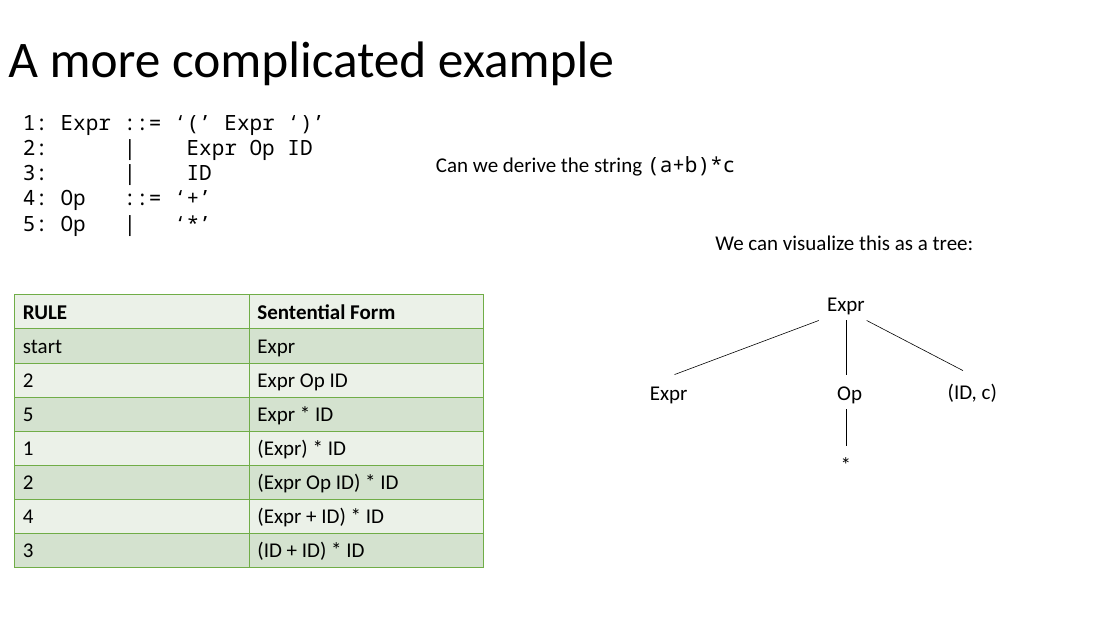
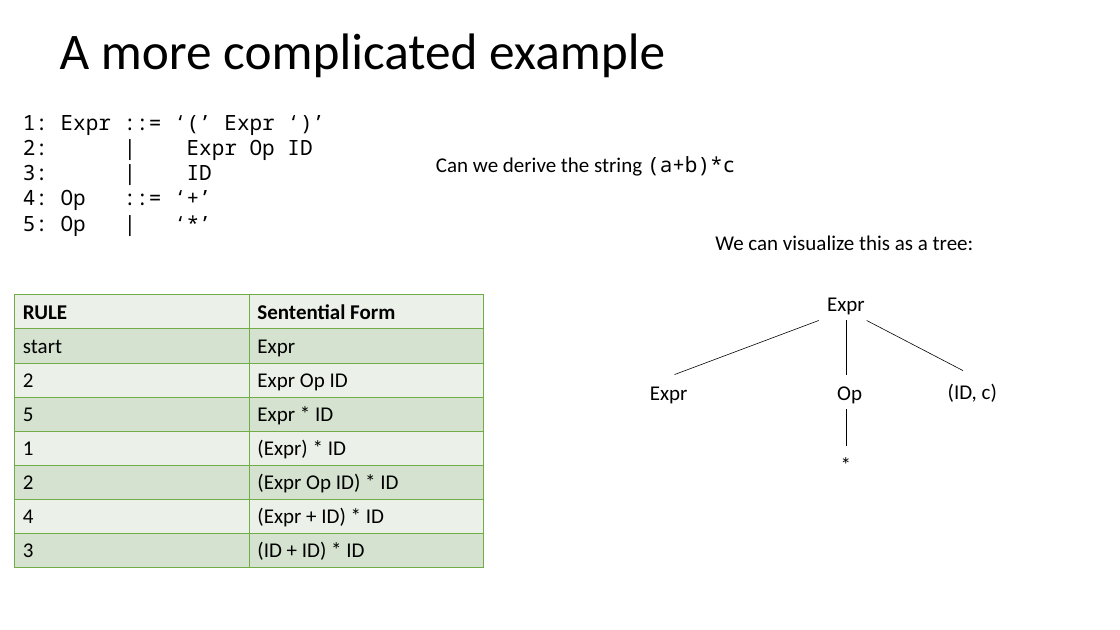
Before and after one commit to siero/CSE110A-W26, a slide deck: slide 44 of PDFS/C110-07A-CFG-Ambig-rev3.pptx (slide 43 before the commit). Drawn at 1120x630 pixels with LibreOffice and Linux fonts; fonts in the diff are those of the drawing. Boxes give left, top, right and bottom in pixels: in the first picture for what was removed or moved away, otherwise in the second. Text is boxed around its words. In the diff, an @@ line names an element or a change of style, - is before the commit and + after.

```diff
--- a/PDFS/C110-07A-CFG-Ambig-rev3.pptx
+++ b/PDFS/C110-07A-CFG-Ambig-rev3.pptx
@@ title "A more complicated example": place and size @@
-title "A more complicated example" at [8, 41, 614, 86]
+title "A more complicated example" at [60, 33, 665, 78]
```
Also in this commit, not shown: 13 other slides changed, 2 slides added, 7 slides removed, 1 other file.
